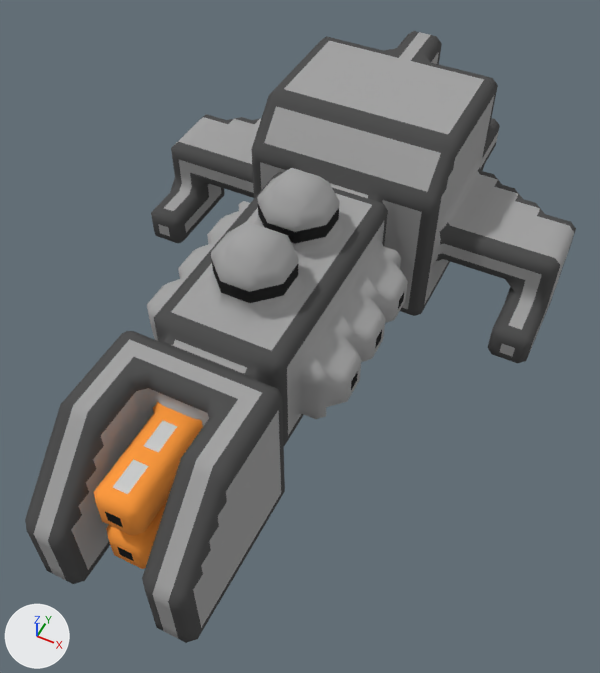
The OBJ model src/jsMain/resources/meshes/ndrc-2-zwaard-class.obj as it was, and as the next commit left it.
The view is the same before and after, from a 50 mm lens placed at (19.3, -39.5, 49.1), pointed at (1.5, -3.7, 4.4). Arrows for +X, +Y and +Z are at lower left; the lights stay in place. Where no turn or scale is listed for an object, it has been applied to the vertices.

Script lines for the objects in view, before the commit:
```python
me_ndrc_2_zwaard_class = bpy.data.meshes.new('ndrc-2-zwaard-class')
me_ndrc_2_zwaard_class.from_pydata(...)  # 6146 vertices, 12288 faces; spans x -16.5..16.5, y -25.5..25.5, z 0.0..16.0
me_ndrc_2_zwaard_class.materials.append(mat_ndrc_2_zwaard_class)
ob_ndrc_2_zwaard_class = bpy.data.objects.new('ndrc-2-zwaard-class', me_ndrc_2_zwaard_class)
ob_ndrc_2_zwaard_class.location = (0.0, 0.0, 0.0)
```
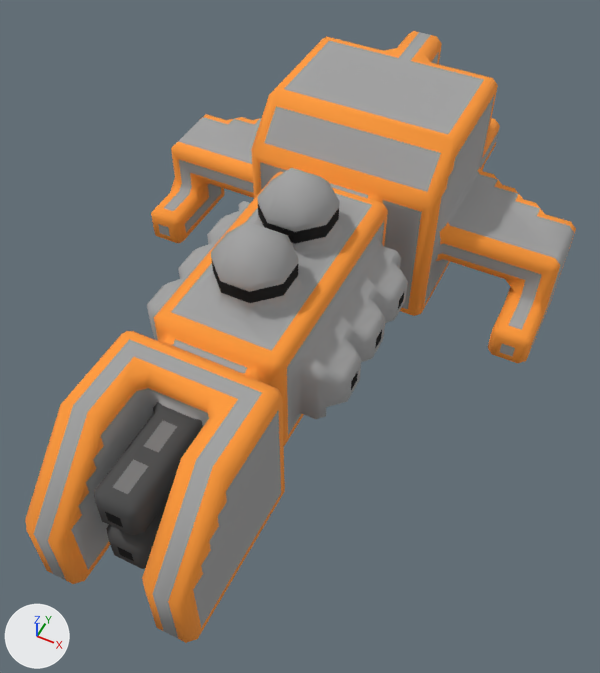
The change in detail:
me_ndrc_2_zwaard_class is used by ob_ndrc_2_zwaard_class; location (0.0, 0.0, 0.0).
me_ndrc_2_zwaard_class had 6146 vertices, 12288 faces and spanned x -16.5..16.5, y -25.5..25.5, z 0.0..16.0.
me_ndrc_2_zwaard_class now has 1507 vertices, 2846 faces and spans x -16.5..16.5, y -25.5..25.5, z 0.0..16.0.
me_ndrc_2_zwaard_class part 1: 4639 vertices removed from x -16.5..16.5, y -25.5..25.0, z 0.0..16.0.
me_ndrc_2_zwaard_class part 2: 443 kept faces spanning x -16.5..16.5, y -25.5..25.5, z 0.0..15.0 get new texture (UV) coordinates.

Where the change shows, as pixel boxes (x1, y1, x2, y2) in the pictures (600 x 673 px):
part 1 of me_ndrc_2_zwaard_class, deleted
    before: (25, 31, 575, 643)
part 2 of me_ndrc_2_zwaard_class, surface changed (grey to orange)
    both: (94, 116, 576, 553)
